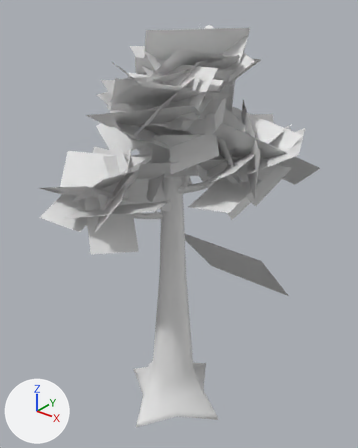
One commit to the Blender file Models/Map/Baeume/Baum_3_buche/Baum_3_Buche.blend: the scene before it, then after it.
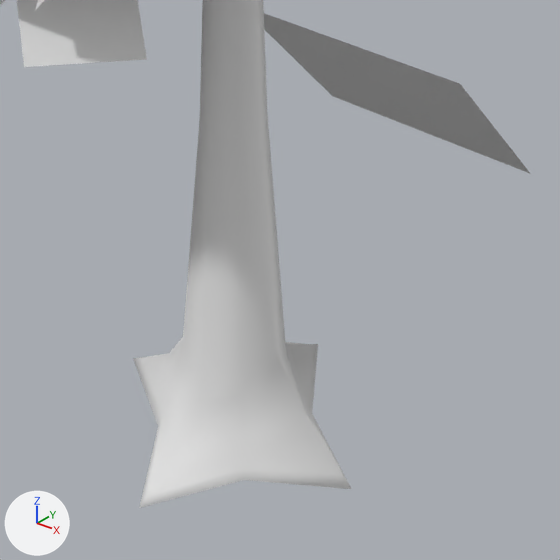
There are two pictures of each version: one whole from a 50 mm lens placed at (15.8, -19.2, 24.6), pointed at (-0.4, 1.1, 12.0), one close up on the part from 23% to 84% of the width and 51% to 100% of the height. Arrows for +X, +Y and +Z are at lower left; the lights stay in place. Materials are left out; every surface is plain grey.
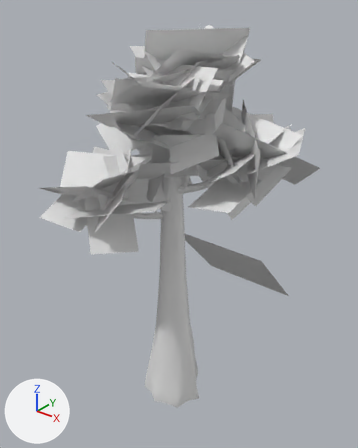
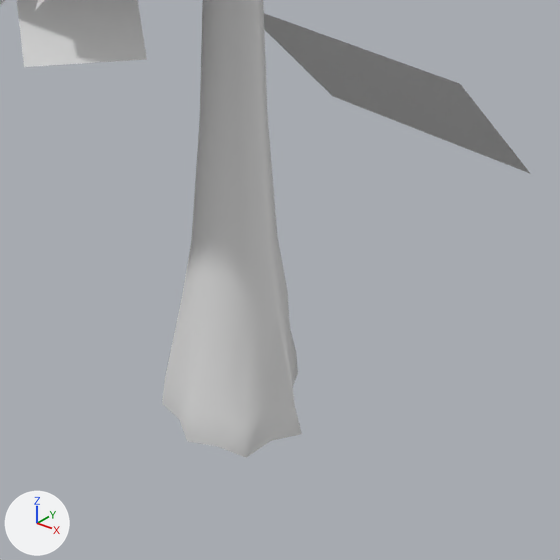
Pixel boxes [x1, y1, x2, y2] of what changed, in the close-ups (560 x 560 px):
'Cylinder.001', reshaped: before [133, 0, 351, 508]; after [162, 0, 302, 458]

The edits, one by one:
me_cylinder_002 is used by ob_cylinder_001; location (0.0, -0.01, 6.34); scale (1.0, 1.0, 6.14).
me_cylinder_002 had 1416 vertices, 1138 faces and spanned x -3.9..5.77, y -4.22..3.68, z -1.03..2.7.
me_cylinder_002 now has 1504 vertices, 1218 faces and spans x -3.9..5.77, y -4.22..2.27, z -0.9..2.7.
Part 1, on me_cylinder_002:
50 faces are deleted.
32 vertices move from x -3.66..3.66, y -3.65..3.68, z -1.03..-0.55 to x -2.06..2.1, y -1.9..1.47, z -0.9..-0.09.
88 vertices are added at x -1.65..1.63, y -1.57..1.71, z -0.9..2.28.
130 new faces join them.
